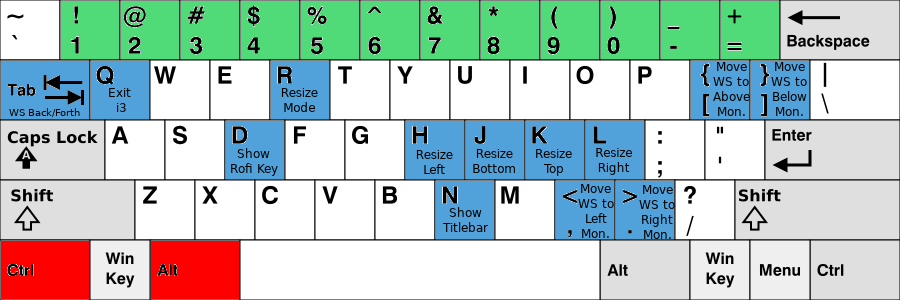
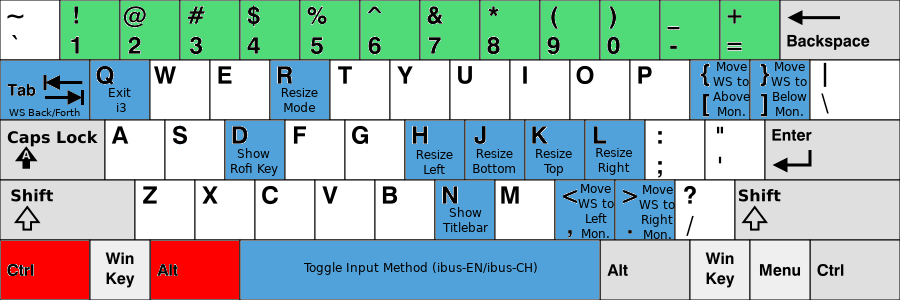
Two versions of the same layered image (w=900, h=300). Layer-by-layer changes:
added layer "Toggle Input Method (ibus-EN/i..." above "KB_United_States-NoAltGr.svg" over [303, 262, 537, 275]
painted on "KB_United_States-NoAltGr.svg" over [241, 241, 599, 299]
